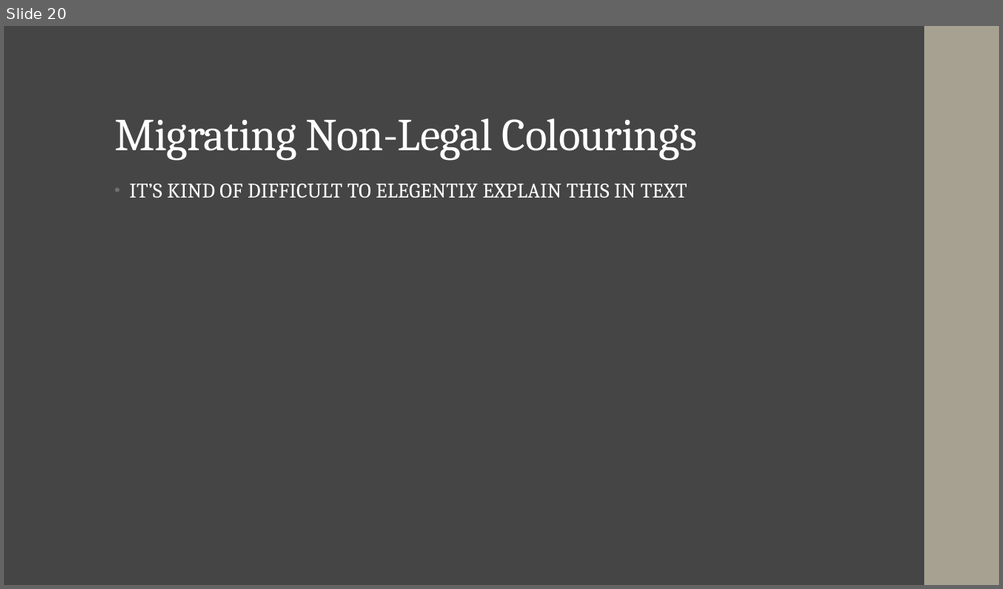
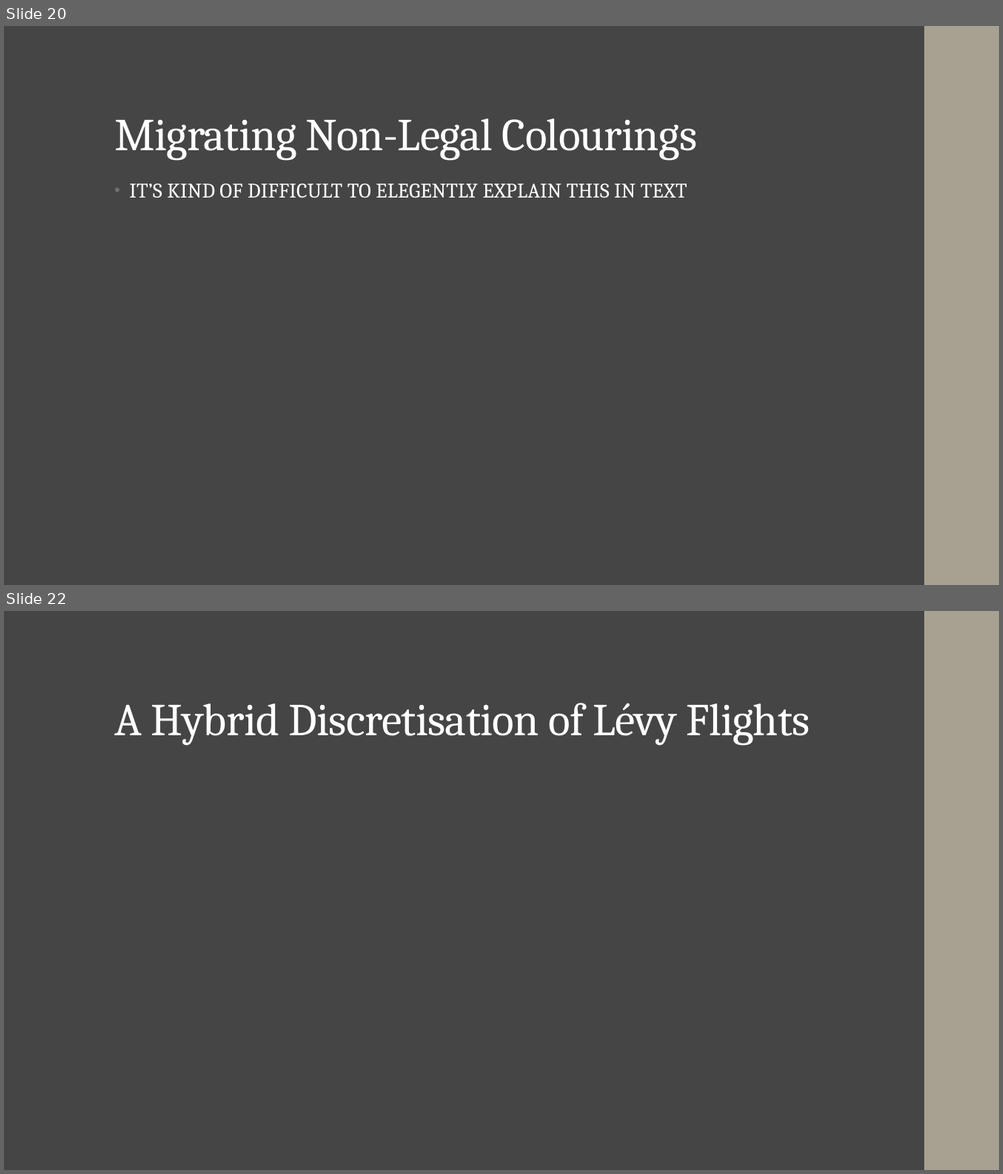
Before and after one commit to jwhowes/project, a slide deck: Presentation_1.pptx. Shown one above the other, each under a label of ours: slide 20 before the commit, slides 20 and 22 after it; the slides between them are not shown. The pictures are 1003x589 and 1003x1174 pixels, drawn with LibreOffice and Linux fonts; fonts in the diff are those of the drawing; grey boxes stand for pictures. Boxes give left, top, right and bottom in pixels: in the first picture for what was removed or moved away, otherwise in the second. Text is boxed around its words. In the diff, an @@ line names an element or a change of style, - is before the commit and + after.

```diff
--- a/Presentation_1.pptx
+++ b/Presentation_1.pptx
@@ slide 22 added at (x1=4, y1=611, x2=999, y2=1170), background #454545; not listed: 1 template element that a slide beside it also shows @@
@@ rectangle added at (x1=4, y1=611, x2=999, y2=1170), fill #454545 @@
@@ rectangle added at (x1=924, y1=611, x2=999, y2=1170), fill #A7A192 @@
@@ title added at (x1=114, y1=703, x2=810, y2=745), 44 pt, text #FFFFFF @@
+A Hybrid Discretisation of Lévy Flights
```
Also in this commit, not shown: 1 other slide added, 1 other file.
